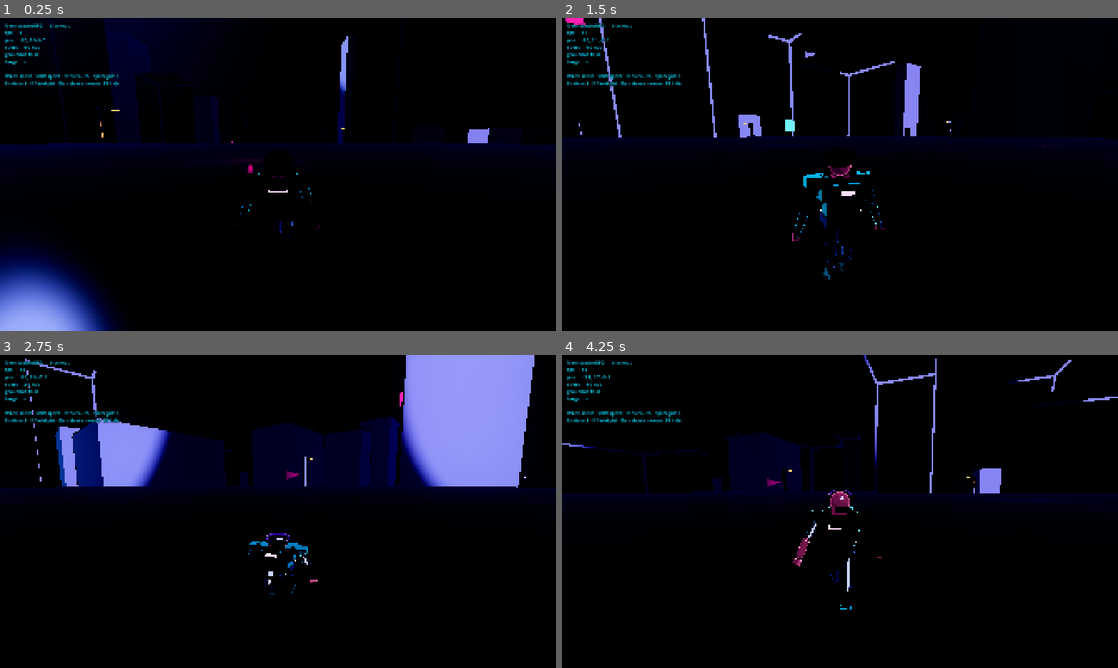
Above: before the commit, frames 1-4 (two rows, left to right).
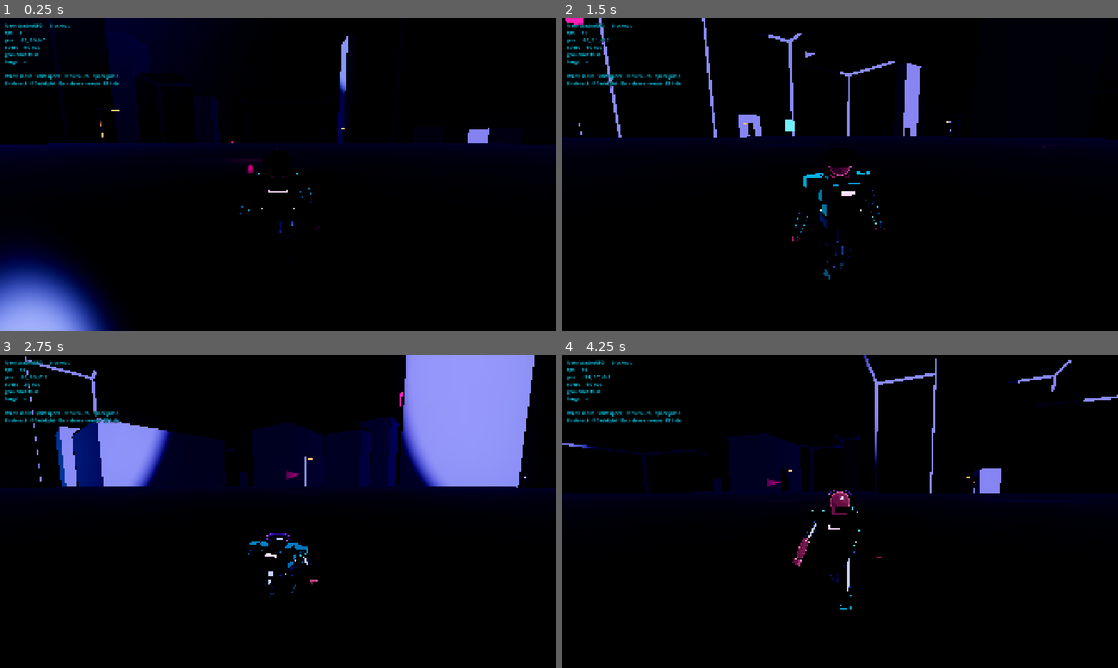
Above: after the commit, the same moments.

Repository: jimmylovnjames/Game-development
Game: Godot game, scene res://scenes/main.tscn
Same seed, same stepped clock (60 frames per second), same inputs: the game is played once before the commit and once after it.
Inputs (mouse positions are in pixels of both pictures, inside the frame that each line leads up to):
- Up to frame 1 (0.25 s): no input
- Up to frame 2 (1.5 s): tap Enter at 0.5 s; move the mouse to (834, 180) at 0.52 s; hold W (move_forward) from 0.53 s (still down); click (834, 180) at 0.6 s; tap Space (jump) at 0.77, 1.07 s; move the mouse to (878, 177) at 1.27 s; right-click (878, 177) at 1.35 s
- Up to frame 3 (2.75 s): keep holding W (move_forward); tap Space (jump) at 1.52, 1.82 s; move the mouse to (233, 508) at 2.02 s; hold Ctrl (crouch) from 2.03 s (still down)
- Up to frame 4 (4.25 s): move the mouse to (845, 511) at 2.77 s; release W (move_forward) at 2.78 s; release Ctrl (crouch) at 2.78 s; hold A (move_left) 2.78-3.53 s; tap E (interact) at 2.85 s; click (845, 511) at 2.92 s; tap Space (jump) at 3.02, 3.32, 3.77, 4.07 s; move the mouse to (817, 505) at 3.52 s; hold W (move_forward) from 3.53 s (still down); tap J (journal) at 3.6 s

The runs differ from the first frame. In frame 1, less than 0.1% of the frame differs, in the area x 18-58%, y 0-67%; in frame 2, 0.2%; in frame 3, less than 0.1%; in frame 4, 0.2%, in the area x 1-100%, y 1-78%.

Commit message:
Stronger Marvel-style outer contour (outline_width 0.009)

Diff:
--- a/assets/materials/outline_ink.tres
+++ b/assets/materials/outline_ink.tres
@@ -7,7 +7,7 @@
 render_priority = 0
 shader = ExtResource("1_outline")
 shader_parameter/outline_color = Color(0.03, 0.02, 0.06, 1)
-shader_parameter/outline_width = 0.0075
+shader_parameter/outline_width = 0.009
 shader_parameter/constant_screen_width = true
 shader_parameter/max_scale_distance = 140.0
 shader_parameter/fade_start = 90.0
